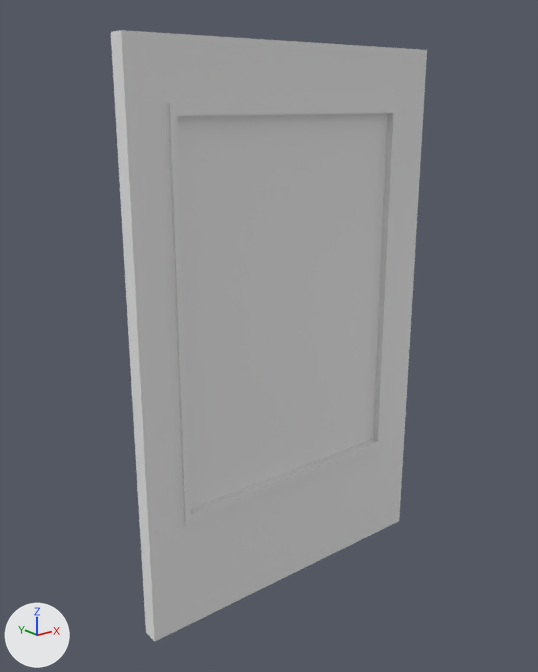
Before and after pictures for a commit that changed the Blender file Models/WallWithWindow-110x70x4.blend.
The view is the same before and after, from a 50 mm camera at (-9.24, -10.96, 9.97) aimed at (-0.29, 0.24, 5.49). Arrows for +X, +Y and +Z are at lower left; the lights stay in place.

The scene before the commit, as lines of its bpy script (objects in view):
```python
me_cube_001 = bpy.data.meshes.new('Cube.001')
me_cube_001.from_pydata(...)  # 44 vertices, 42 faces; spans x 0.0..14.0, y -0.1..0.8, z 0.0..22.0
ob_wallwithwindow_110x70x4 = bpy.data.objects.new('WallWithWindow-110x70x4', me_cube_001)
ob_wallwithwindow_110x70x4.location = (-3.45, -0.17, 0.0)
ob_wallwithwindow_110x70x4.scale = (0.5, 0.421, 0.5)
```
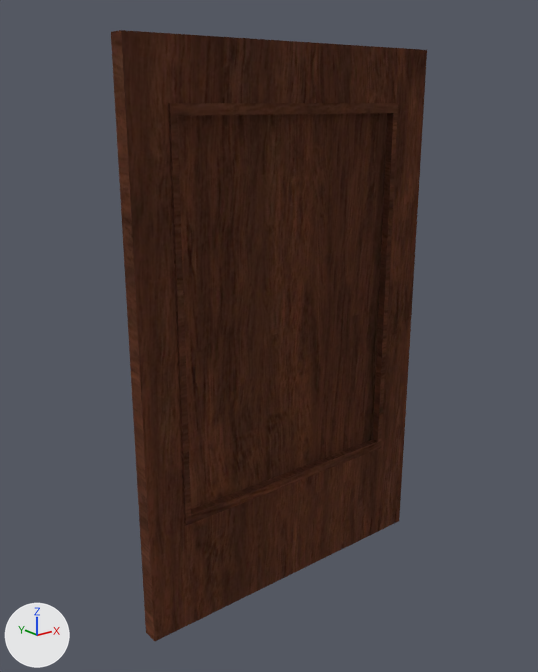
The newer file is also turned or shifted as a whole; pictures and numbers use the older file's frame.

What differs and where, as boxes [x1, y1, x2, y2] in the pictures (538 x 672 px):
'WallWithWindow-110x70x4', recoloured (grey to brown): [111, 30, 427, 641] in both

The change in detail:
Picture 'Wall-Wood.jpg' (img_wall_wood_jpg) is new.
Material 'Material' (mat_material) is new.
Its texture is img_wall_wood_jpg.
me_cube_001 has 44 vertices, 42 faces and spans x 0.0..14.0, y -0.1..0.8, z 0.0..22.0.
me_cube_001 now uses material mat_material (picture img_wall_wood_jpg).
